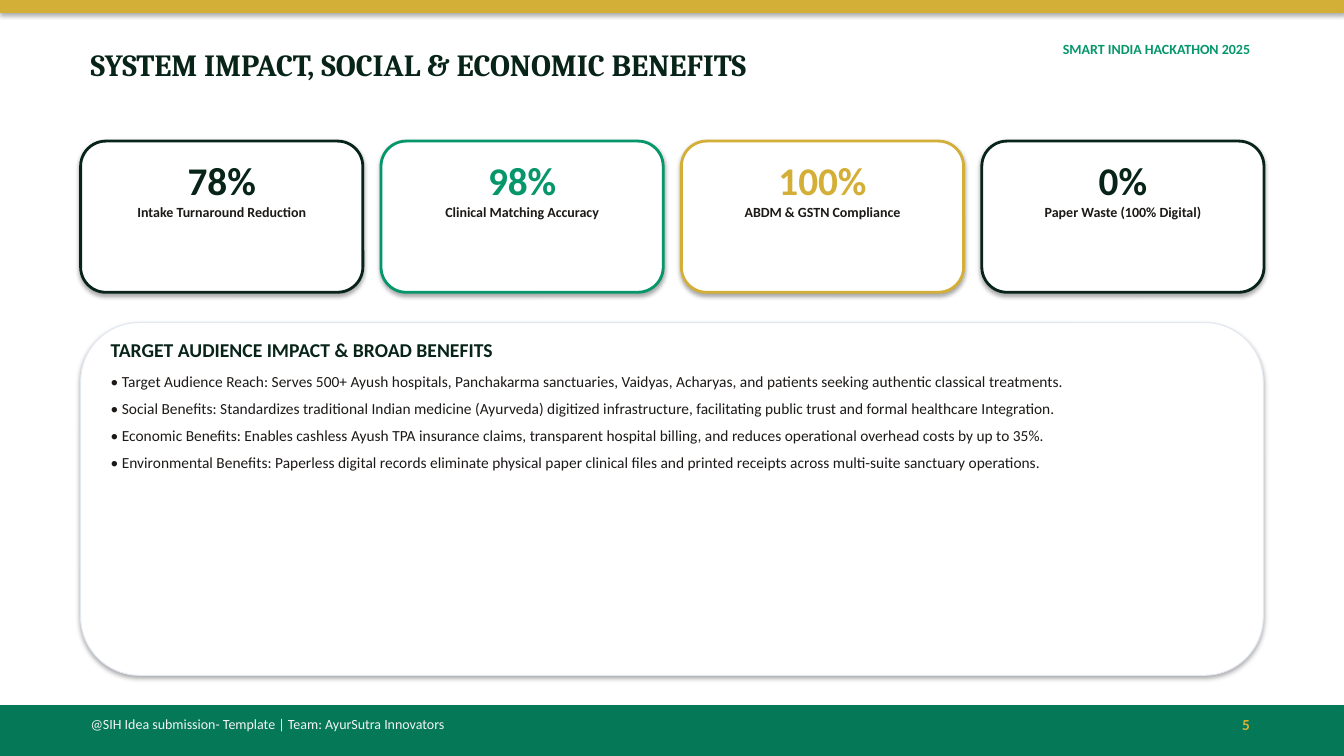
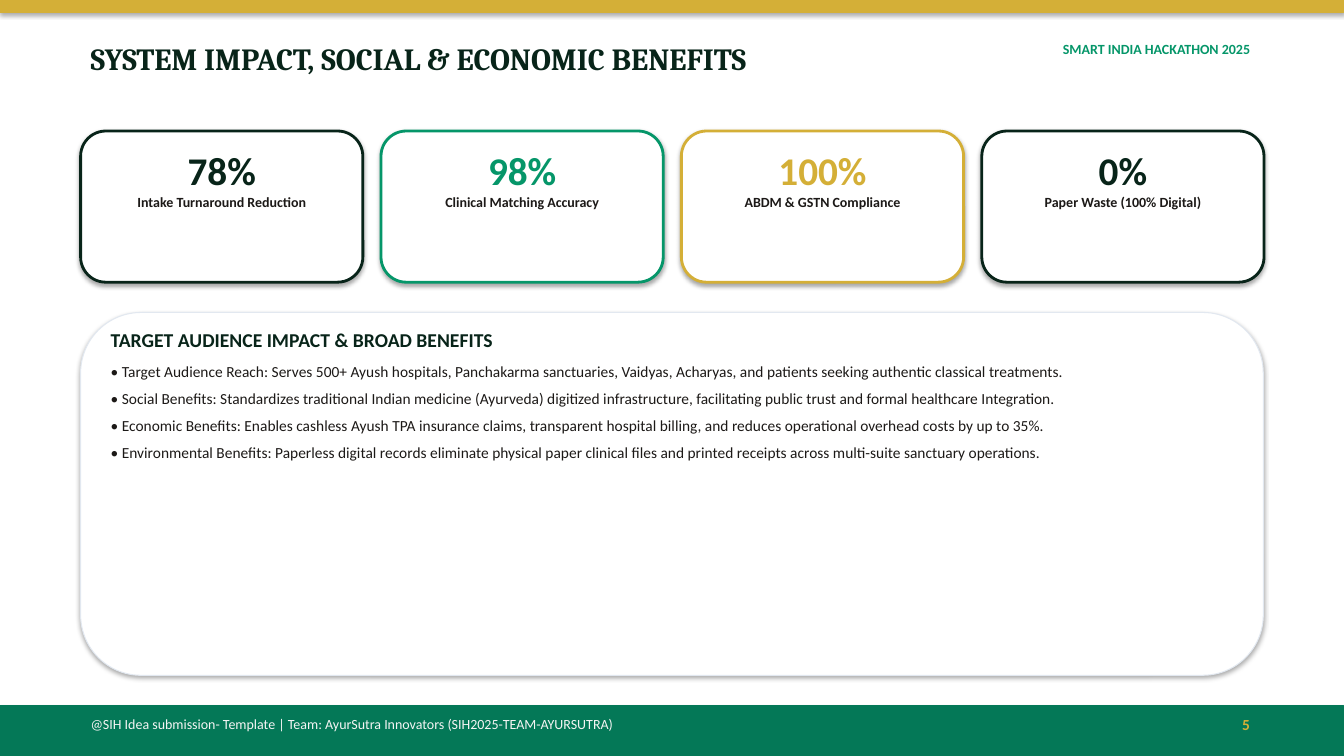
Before and after one commit to 2025ucp1468-Mayank/SIH_PROJECT, a slide deck: slide 5 of SIH_ppt.ppt. Drawn at 1344x756 pixels with LibreOffice and Linux fonts; fonts in the diff are those of the drawing. Boxes give left, top, right and bottom in pixels: in the first picture for what was removed or moved away, otherwise in the second. Text is boxed around its words. In the diff, an @@ line names an element or a change of style, - is before the commit and + after.

Commit message:
Update SIH_ppt.ppt with visual architecture diagram blocks, directional connectors, verified team IDs, and GitHub repository URL

```diff
--- a/SIH_ppt.ppt
+++ b/SIH_ppt.ppt
@@ text "SYSTEM IMPACT, SOCIAL & ECONOMIC ...": place and size @@
-text "SYSTEM IMPACT, SOCIAL & ECONOMIC ..." at [91, 55, 747, 80]
+text "SYSTEM IMPACT, SOCIAL & ECONOMIC ..." at [91, 49, 747, 74]
@@ 4 texts, 4 rounded rectangles: place and size @@
-4 texts, 4 rounded rectangles at [81, 141, 1264, 292]
+4 texts, 4 rounded rectangles at [81, 131, 1264, 282]
@@ rounded rectangle: place and size @@
-rounded rectangle at [81, 323, 1263, 676]
+rounded rectangle at [81, 313, 1263, 676]
@@ text "TARGET AUDIENCE IMPACT & BROAD ...": place and size @@
-text "TARGET AUDIENCE IMPACT & BROAD ..." at [111, 344, 1062, 471]
+text "TARGET AUDIENCE IMPACT & BROAD ..." at [111, 334, 1062, 461]
@@ text at [91, 719, 613, 732]: text changed @@
-@SIH Idea submission- Template | Team: AyurSutra Innovators
+@SIH Idea submission- Template | Team: AyurSutra Innovators (SIH2025-TEAM-AYURSUTRA)
```
Also in this commit, not shown: 4 other slides changed, 1 slide added, 1 slide removed.
